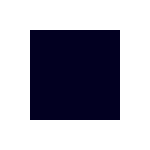
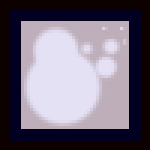
Two versions of the same layered image (150px x 150px). Layer-by-layer changes:
hid "Layer 2", painted on it over [0, 0, 150, 150]
showed "Layer 1", painted on it over [0, 0, 150, 150]
